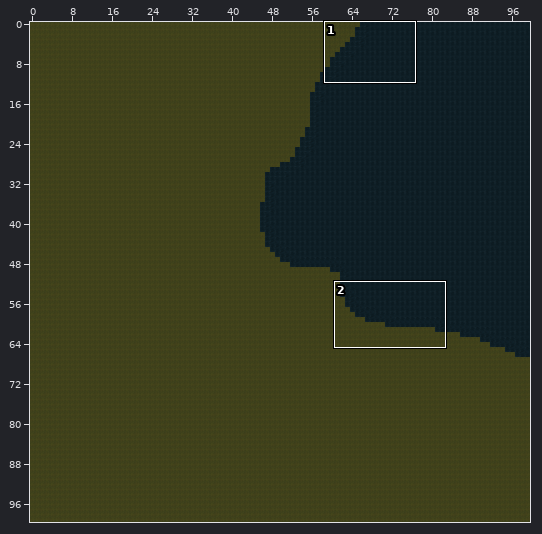
Level history. Tiled map (JSON): LostAndDivine.ClientMonoGame/Content/Sectors/9_7.tmj. The first picture is a wide view before the edit; the outline marks the close-up.
Close-up. Before the commit:
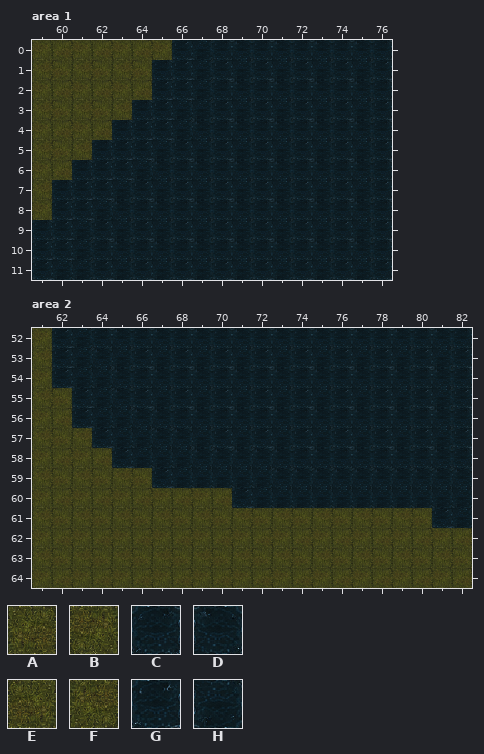
Cells are 64x64 px. Shown: area 1 x 59..76, y 0..11; area 2 x 61..82, y 52..64. The commit also changed other parts of the map, which this record leaves out.
Key: from "World-Tilemap": A 91, B 92, C 99, D 100, E 121, F 122, G 129, H 130.
_ is an empty cell.
Layer "Слой тайлов 1" before, area 1, first column x 59:
 0 BABABABGHCDCDCDCDC
 1 FEFEFECGHGHGHGHGHG
 2 BABABAGGHCDCDCDCDC
 3 FEFEFCGHHGHGHGHGHG
 4 BABACGGHDCDCDCDCDC
 5 FEFCGGHGHGHGHGHGHG
 6 BACGGHDCDCDCDCDCDC
 7 FCGGHGHGHGHGHGHGHG
 8 BGGHDCDCDCDCDCDCDC
 9 CGHGHGHGHGHGHGHGHG
10 GGHCDCDCDCDCDCDCDC
11 GHHGHGHGHGHGHGHGHG
Layer "Слой тайлов 1" before, area 2, first column x 61:
52 BGHCDCDCDCDCDCDCDCDCDC
53 FGHDHGHGHGHGHGHGHGHGHG
54 BGHHDCDCDCDCDCDCDCDCDC
55 FEGHDGHGHGHGHGHGHGHGHG
56 BAGHHDDCDCDCDCDCDCDCDC
57 FEFGHHDDHGHGHGHGHGHGHG
58 BABAGHHHDDDDDCDCDCDCDC
59 FEFEFEGHHHHHDDDDDDDDDD
60 BABABABABAGHHHHHHHHHHH
61 FEFEFEFEFEFEFEFEFEFEGH
62 BABABABABABABABABABABA
63 FEFEFEFEFEFEFEFEFEFEFE
64 BABABABABABABABABABABA
Now the later version:
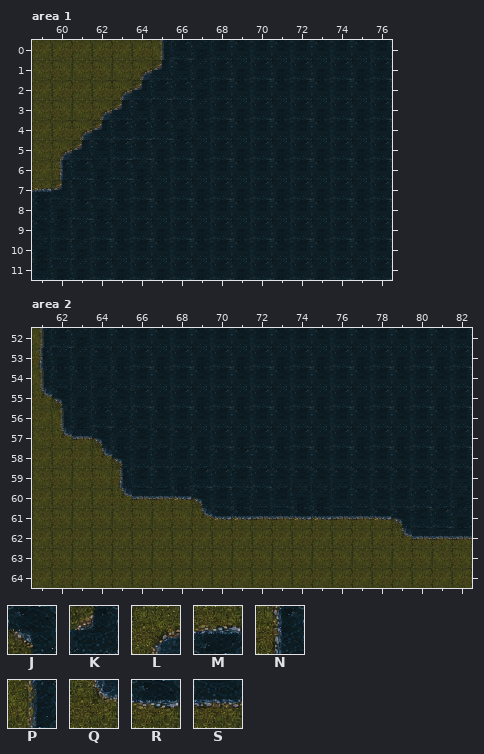
Further tiles: from "World-Tilemap": J 11, K 41, L 68, M 69, N 98, P 128, Q 158, R 159, S 160.
The exact change:
Layer "Слой тайлов 1", area 1:
y 0: x 65 B -> P
y 1: x 64..66 ECG -> LKD
y 2: x 63..64 BA -> LK
y 3: x 62..65 EFCG -> LKDH
y 4: x 61..63 BAC -> LKG
y 5: x 60..62 EFC -> LKD
y 6: x 60..62 ACG -> NGH
y 7: x 59..61 FCG -> MKH
y 8: x 59..60 BG -> DH
y 9: x 59..60 CG -> DC
y 10: x 59..60 GG -> HC
y 11: x 59 G -> C
Layer "Слой тайлов 1", area 2:
y 52: x 61 B -> P
y 53: x 61..62 FG -> NH
y 54: x 61..63 BGH -> PDD
y 55: x 61..63 FEG -> QJH
y 56: x 62..64 AGH -> PHG
y 57: x 62..64 EFG -> QSJ; x 66 H -> D
y 58: x 64..68 AGHHH -> QJCCC; x 71 D -> G
y 59: x 65..67 FEG -> NCD; x 69..72 HHHH -> GGCG
y 60: x 65..73 BABABAGHH -> QSSRJCHDC; x 76..81 HHHHHH -> CDDCGD
y 61: x 69..80 FEFEFEFEFEFE -> QRRSSRRSSRJC
y 62: x 79..82 BABA -> QSSS
